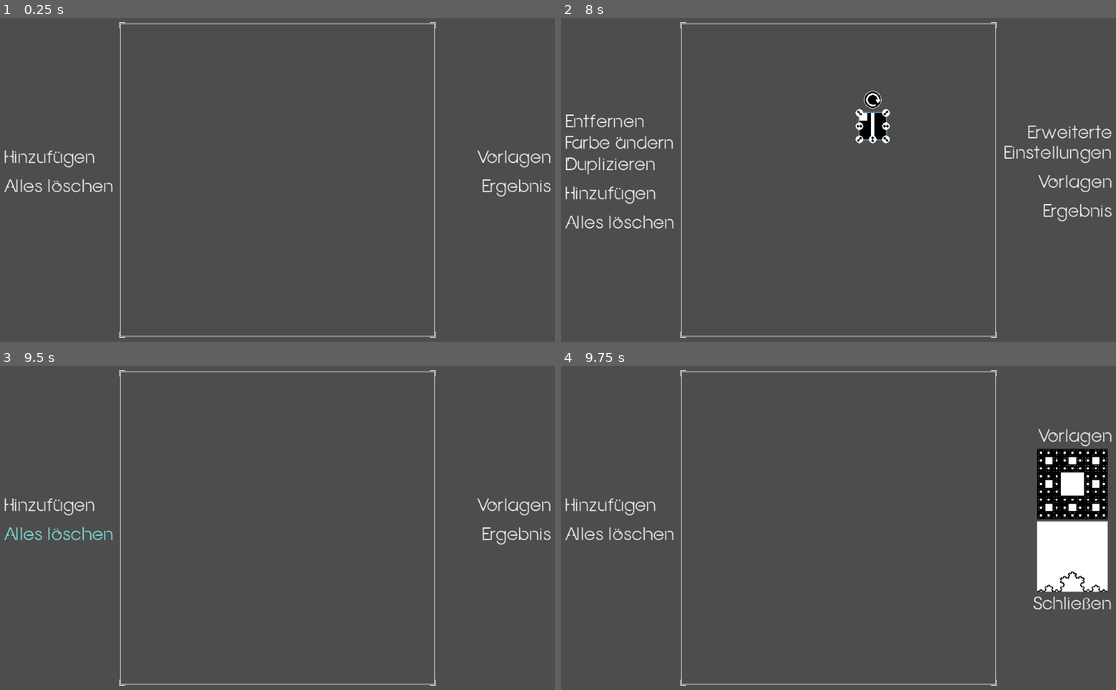
Above: before the commit, frames 1-4 (two rows, left to right).
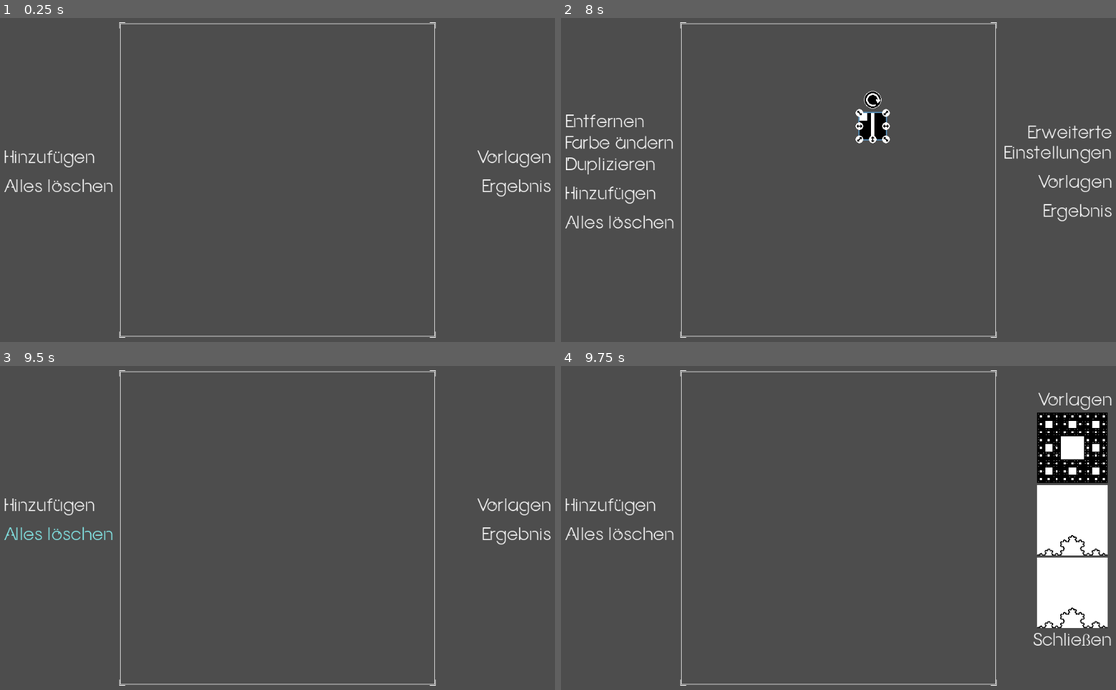
Above: after the commit, the same moments.

Repository: Anomasie/Fractals
Game: Godot game, scene res://scenes/GUI.tscn
Same seed, same stepped clock (60 frames per second), same inputs: the game is played once before the commit and once after it.
Inputs (mouse positions are in pixels of both pictures, inside the frame that each line leads up to):
- Up to frame 1 (0.25 s): no input
- Up to frame 2 (8 s): click "Hinzufügen" at 0.5 s; click (871, 124) at 1.25 s; click (888, 124) at 2 s; click (860, 124) at 2.75 s; click (871, 137) at 3.5 s; click (888, 137) at 4.25 s; click (860, 137) at 5 s; click (888, 111) at 5.75 s; click (860, 111) at 6.5 s; click (871, 99) at 7.25 s
- Up to frame 3 (9.5 s): click "Entfernen" at 8 s; click "Alles löschen" at 8.75 s
- Up to frame 4 (9.75 s): click "Vorlagen" at 9.5 s

Frames 1-3 are identical in both runs. In frame 4, 5.4% of the frame differs, in the area x 85-100%, y 8-87%.

Commit message:
added shortcuts

Diff:
--- a/scenes/AdvancedOptions.gd
+++ b/scenes/AdvancedOptions.gd
@@ -29,7 +29,6 @@
 		disabled = true
 		# change translation
 		var vec_to_right = Vector2(ContractX.value, 0).rotated(2 * PI - Rotation.value / 360 * 2 * PI)
-		print(vec_to_right)
 		if Mirror.button_pressed:
 			TranslationX.value += vec_to_right.x
 			TranslationY.value -= vec_to_right.y
--- a/scenes/PlaygroundUI.tscn
+++ b/scenes/PlaygroundUI.tscn
@@ -1,10 +1,53 @@
-[gd_scene load_steps=6 format=3 uid="uid://q88x6y11n1jm"]
+[gd_scene load_steps=17 format=3 uid="uid://q88x6y11n1jm"]
 
 [ext_resource type="Script" path="res://scenes/PlaygroundUI.gd" id="1_ioibl"]
 [ext_resource type="Texture2D" uid="uid://bg82qawkt7a6b" path="res://assets/gui/center_background.png" id="2_sdntq"]
 [ext_resource type="PackedScene" uid="uid://cnh2ciowfjn42" path="res://scenes/Playground.tscn" id="4_xpdbu"]
 [ext_resource type="PackedScene" uid="uid://ci4h23rvdej3t" path="res://scenes/AdvancedOptions.tscn" id="4_yd3uv"]
 [ext_resource type="PackedScene" uid="uid://co7ekdte8fr1f" path="res://scenes/Presets.tscn" id="5_jja2r"]
+
+[sub_resource type="InputEventKey" id="InputEventKey_ptcdk"]
+device = -1
+keycode = 4194305
+
+[sub_resource type="Shortcut" id="Shortcut_5hmfe"]
+events = [SubResource("InputEventKey_ptcdk")]
+
+[sub_resource type="InputEventKey" id="InputEventKey_1kcjd"]
+device = -1
+keycode = 67
+unicode = 99
+
+[sub_resource type="Shortcut" id="Shortcut_jhmuf"]
+events = [SubResource("InputEventKey_1kcjd")]
+
+[sub_resource type="InputEventKey" id="InputEventKey_440vp"]
+device = -1
+keycode = 68
+unicode = 100
+
+[sub_resource type="Shortcut" id="Shortcut_cmo8y"]
+events = [SubResource("InputEventKey_440vp")]
+
+[sub_resource type="InputEventKey" id="InputEventKey_6slxs"]
+device = -1
+keycode = 65
+unicode = 97
+
+[sub_resource type="InputEventKey" id="InputEventKey_06eut"]
+device = -1
+keycode = 43
+unicode = 43
+
+[sub_resource type="Shortcut" id="Shortcut_pboob"]
+events = [SubResource("InputEventKey_6slxs"), SubResource("InputEventKey_06eut")]
+
+[sub_resource type="InputEventKey" id="InputEventKey_fymk2"]
+device = -1
+keycode = 4194312
+
+[sub_resource type="Shortcut" id="Shortcut_28636"]
+events = [SubResource("InputEventKey_fymk2")]
 
 [node name="PlaygroundUI" type="Control"]
 layout_mode = 3
@@ -79,11 +122,13 @@
 
 [node name="RemoveButton" type="Button" parent="Left/Lines/ButtonOptions"]
 layout_mode = 2
+shortcut = SubResource("Shortcut_5hmfe")
 text = "Entfernen"
 alignment = 0
 
 [node name="ColorButton" type="Button" parent="Left/Lines/ButtonOptions"]
 layout_mode = 2
+shortcut = SubResource("Shortcut_jhmuf")
 text = "Farbe ändern"
 alignment = 0
 
@@ -107,10 +152,12 @@
 [node name="ReadyButton" type="Button" parent="Left/Lines/ButtonOptions/ColorBar"]
 layout_mode = 2
 size_flags_horizontal = 0
+shortcut = SubResource("Shortcut_jhmuf")
 text = "Farbe festlegen"
 
 [node name="DuplicateButton" type="Button" parent="Left/Lines/ButtonOptions"]
 layout_mode = 2
+shortcut = SubResource("Shortcut_cmo8y")
 text = "Duplizieren"
 alignment = 0
 
@@ -118,6 +165,7 @@
 visibility_layer = 2
 layout_mode = 2
 size_flags_horizontal = 0
+shortcut = SubResource("Shortcut_pboob")
 text = "Hinzufügen"
 alignment = 0
 
@@ -125,6 +173,7 @@
 visibility_layer = 2
 layout_mode = 2
 size_flags_horizontal = 0
+shortcut = SubResource("Shortcut_28636")
 text = "Alles löschen"
 alignment = 0
 
--- a/scenes/Presets.gd
+++ b/scenes/Presets.gd
@@ -85,6 +85,35 @@
 				"mirrored": false
 			}
 		]
+	},
+	"Barnsley": {
+		"texture": "res://assets/presets/KochSnowflake.png",
+		"ifs": [
+			{
+				"translation": Vector2(0.5, 0.16),
+				"contract": Vector2(0, 0.16),
+				"rotation": 0,
+				"mirrored": false
+			},
+			{
+				"translation": Vector2(0.15, 0.85),
+				"contract": Vector2(0.85, 0.85),
+				"rotation": 0,
+				"mirrored": false
+			},
+			{
+				"translation": Vector2(0.15, 0.85),
+				"contract": Vector2(0.85, 0.85),
+				"rotation": PI / 6,
+				"mirrored": false
+			},
+			{
+				"translation": Vector2(0.15, 0.85),
+				"contract": Vector2(0.85, 0.85),
+				"rotation": -PI / 6,
+				"mirrored": false
+			}
+		]
 	}
 }
 
